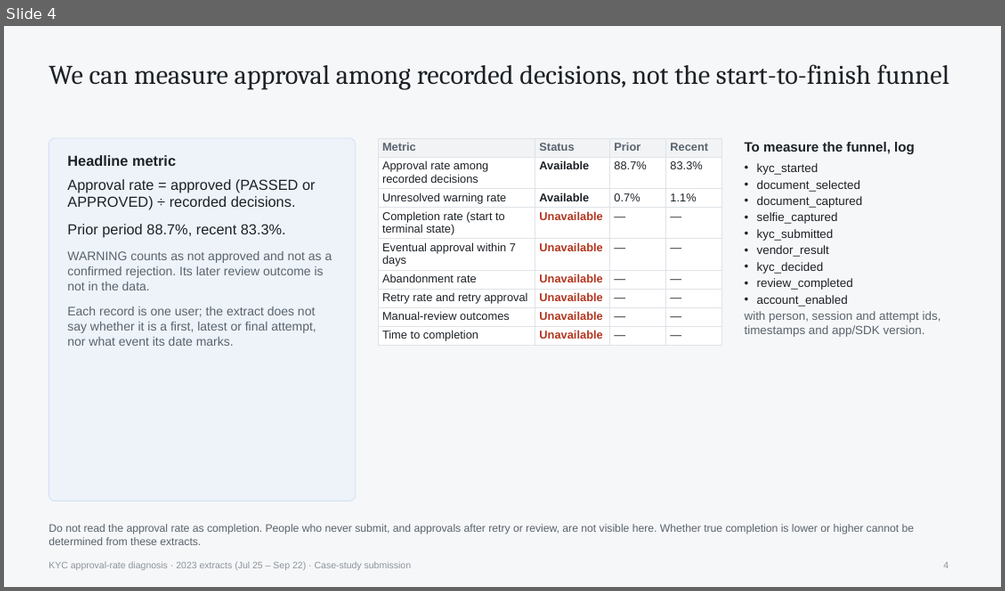
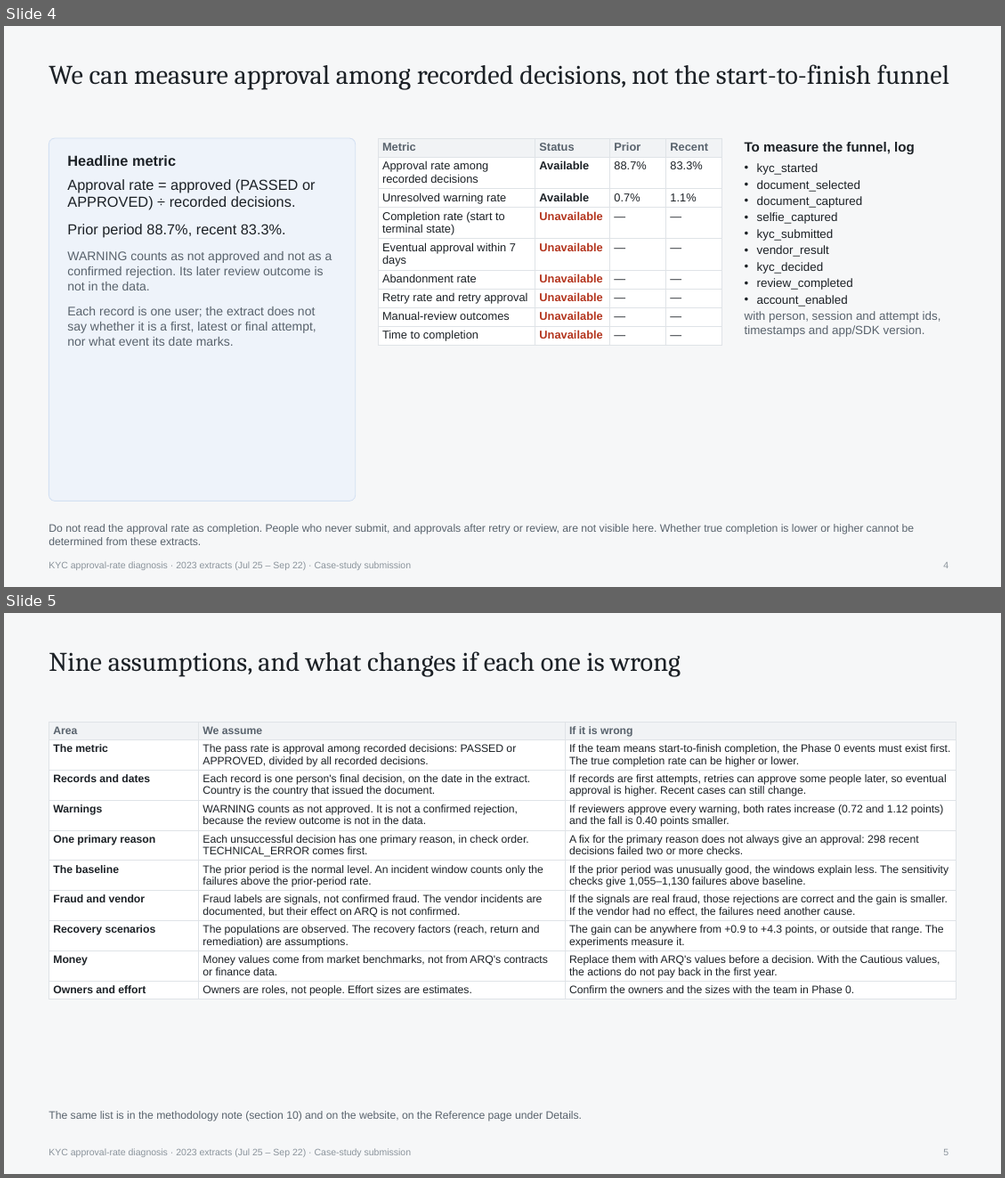
Before and after one commit to prosolkin/arq-kyc, a slide deck: analysis/export/kyc-approval-deck.pptx. Shown one above the other, each under a label of ours: slide 4 before the commit, slides 4 and 5 after it. The pictures are 1005x591 and 1005x1178 pixels, drawn with LibreOffice and Linux fonts; fonts in the diff are those of the drawing. Boxes give left, top, right and bottom in pixels: in the first picture for what was removed or moved away, otherwise in the second. Text is boxed around its words. In the diff, an @@ line names an element or a change of style, - is before the commit and + after.

```diff
--- a/analysis/export/kyc-approval-deck.pptx
+++ b/analysis/export/kyc-approval-deck.pptx
@@ slide 5 added at (4,613,1001,1174), background #F6F7F8; not listed: 1 template element that a slide beside it also shows @@
@@ text added at (48,651,680,677), 26 pt, text #1C2126 @@
+Nine assumptions, and what changes if each one is wrong
@@ table added at (48,722,956,999), 10 rows, 3 columns @@
+Area | We assume | If it is wrong
+The metric | The pass rate is approval among recorded decisions: PASSED or APPROVED, divided by all recorded decisions. | If the team means start-to-finish completion, the Phase 0 events must exist first. The true completion rate can be higher or lower.
+Records and dates | Each record is one person's final decision, on the date in the extract. Country is the country that issued the document. | If records are first attempts, retries can approve some people later, so eventual approval is higher. Recent cases can still change.
+Warnings | WARNING counts as not approved. It is not a confirmed rejection, because the review outcome is not in the data. | If reviewers approve every warning, both rates increase (0.72 and 1.12 points) and the fall is 0.40 points smaller.
+One primary reason | Each unsuccessful decision has one primary reason, in check order. TECHNICAL_ERROR comes first. | A fix for the primary reason does not always give an approval: 298 recent decisions failed two or more checks.
+The baseline | The prior period is the normal level. An incident window counts only the failures above the prior-period rate. | If the prior period was unusually good, the windows explain less. The sensitivity checks give 1,055–1,130 failures above baseline.
+Fraud and vendor | Fraud labels are signals, not confirmed fraud. The vendor incidents are documented, but their effect on ARQ is not confirmed. | If the signals are real fraud, those rejections are correct and the gain is smaller. If the vendor had no effect, the failures need another cause.
+Recovery scenarios | The populations are observed. The recovery factors (reach, return and remediation) are assumptions. | The gain can be anywhere from +0.9 to +4.3 points, or outside that range. The experiments measure it.
+Money | Money values come from market benchmarks, not from ARQ's contracts or finance data. | Replace them with ARQ's values before a decision. With the Cautious values, the actions do not pay back in the first year.
+Owners and effort | Owners are roles, not people. Effort sizes are estimates. | Confirm the owners and the sizes with the team in Phase 0.
@@ text added at (48,1111,582,1121), 10.5 pt, text #59636D @@
+The same list is in the methodology note (section 10) and on the website, on the Reference page under Details.
@@ page number added at (943,1149,948,1155), 9 pt, text #8B949C @@
+5
```
Also in this commit, not shown: 2 slides changed, 15 other files.
